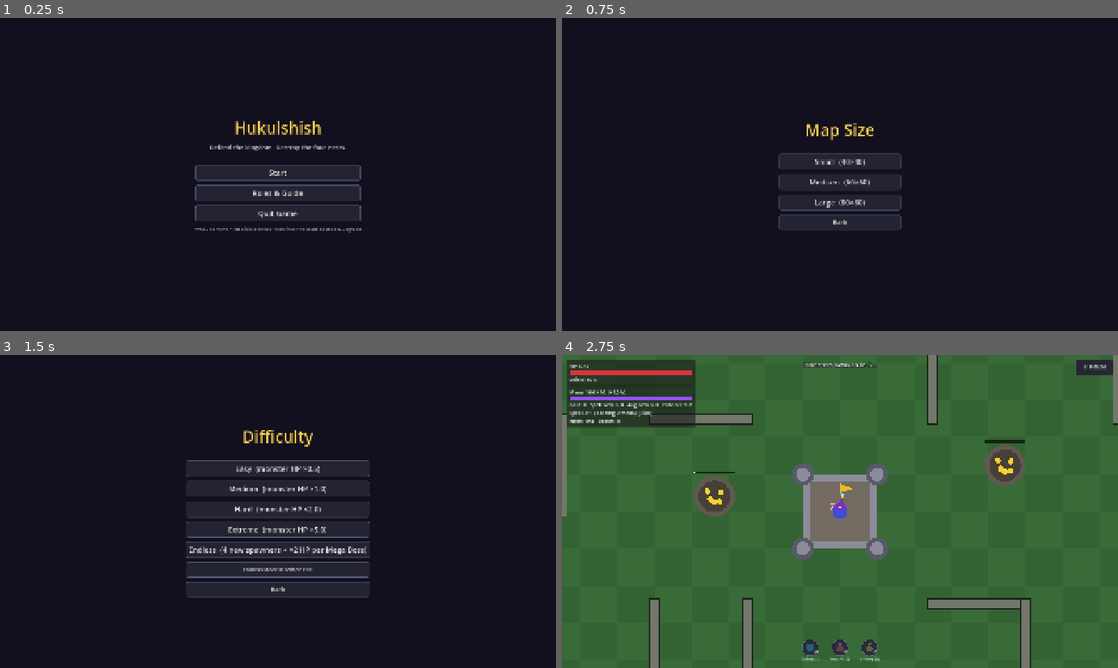
Above: before the commit, frames 1-4 (two rows, left to right).
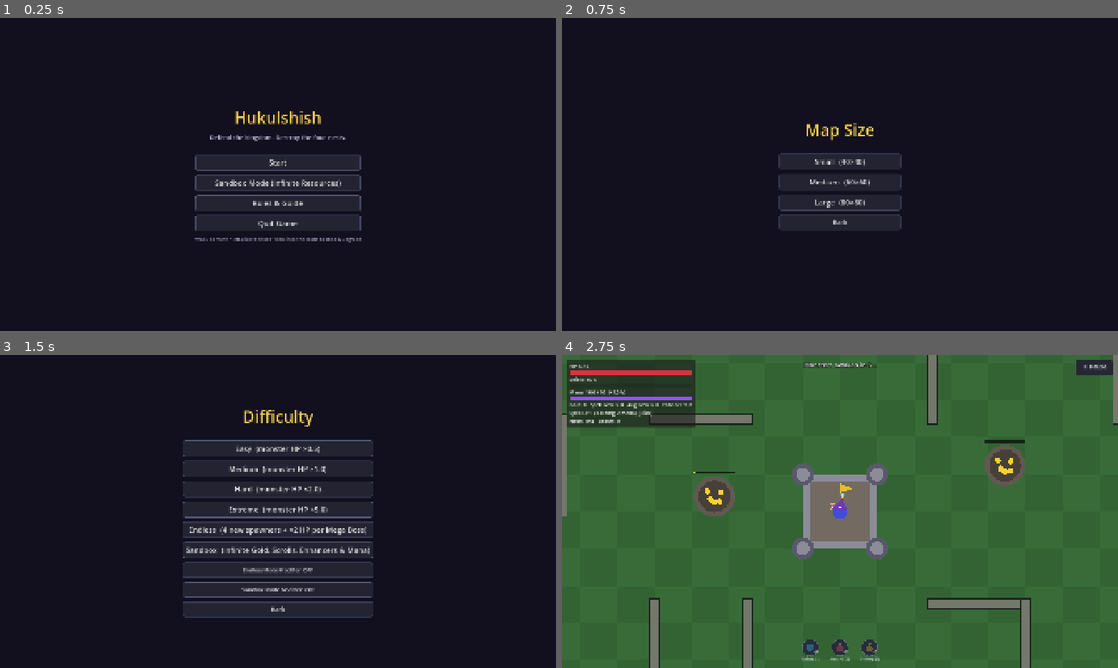
Above: after the commit, the same moments.

Repository: 09DylanXie/Hukulshish
Game: Godot game, scene res://scenes/ui/MainMenu.tscn
Two runs of this game, one before a commit and one after it. Both use one fixed random seed, a clock stepped at 60 frames per second and the inputs below.
Inputs:
- Up to frame 1 (0.25 s): no input
- Up to frame 2 (0.75 s): click "Start" at 0.5 s
- Up to frame 3 (1.5 s): click "Small (40×40)" at 1.25 s
- Up to frame 4 (2.75 s): click "Medium (monster HP ×1.0)" at 2 s

The runs differ from the first frame. In frame 1, 3.3% of the frame differs, in the area x 35-65%, y 29-72%; in frame 2, nothing differs; in frame 3, 4.6%, in the area x 32-68%, y 17-84%; in frame 4, nothing differs.

Commit message:
feat: add Sandbox Mode with infinite Gold, Scrolls, Enhancers, Mana, and hotbar consumables

Diff:
--- a/scripts/autoload/game_state.gd
+++ b/scripts/autoload/game_state.gd
@@ -15,6 +15,7 @@
 var map_size: MapSizeData
 var difficulty: DifficultyData
 var endless_mode: bool = false
+var sandbox_mode: bool = false
 var endless_wave: int = 0
 var endless_hp_mult: float = 1.0
 
@@ -113,8 +114,23 @@
 	endless_wave = 0
 	endless_hp_mult = 1.0
 	run_over = false
+	if sandbox_mode:
+		_refill_sandbox_resources()
 	changed.emit()
 	mana_changed.emit(mana, max_mana(), mana_regen())
+
+
+func _refill_sandbox_resources() -> void:
+	if not sandbox_mode:
+		return
+	gold = 999999
+	mod_parts = 9999
+	aug_scrolls = 999
+	enhancers = 999
+	mana = float(max_mana())
+	shield_items = maxi(shield_items, 99)
+	heal_potions = maxi(heal_potions, 99)
+	damage_potions = maxi(damage_potions, 99)
 
 
 func _process(delta: float) -> void:
@@ -124,7 +140,11 @@
 
 	# Mana regeneration
 	var cap: float = float(max_mana())
-	if mana < cap:
+	if sandbox_mode:
+		if mana < cap:
+			mana = cap
+			mana_changed.emit(mana, max_mana(), mana_regen())
+	elif mana < cap:
 		mana = minf(cap, mana + mana_regen() * delta)
 		mana_changed.emit(mana, max_mana(), mana_regen())
 
@@ -197,6 +217,10 @@
 
 
 func try_spend_mana(cost: float) -> bool:
+	if sandbox_mode:
+		mana = float(max_mana())
+		mana_changed.emit(mana, max_mana(), mana_regen())
+		return true
 	if mana + 1e-4 < cost:
 		return false
 	mana = maxf(0.0, mana - cost)
@@ -285,10 +309,12 @@
 	if is_spell_maxed():
 		return false
 	var cost: int = next_upgrade_cost()
-	if gold < cost:
-		return false
-	gold -= cost
+	if not sandbox_mode and gold < cost:
+		return false
+	if not sandbox_mode:
+		gold -= cost
 	spell_level += 1
+	_refill_sandbox_resources()
 	changed.emit()
 	return true
 
@@ -312,14 +338,16 @@
 	if not Config.MODS.has(id) or is_mod_maxed(id):
 		return false
 	var cost: int = next_mod_cost(id)
-	if mod_parts < cost:
+	if not sandbox_mode and mod_parts < cost:
 		return false
 	var old_max: int = max_mana()
-	mod_parts -= cost
+	if not sandbox_mode:
+		mod_parts -= cost
 	mod_levels[id] = int(mod_levels.get(id, 0)) + 1
 	if id == "mana_pool":
 		var gained: int = max_mana() - old_max
 		mana = minf(float(max_mana()), mana + float(gained))
+	_refill_sandbox_resources()
 	mana_changed.emit(mana, max_mana(), mana_regen())
 	changed.emit()
 	return true
@@ -348,10 +376,12 @@
 	if not Config.AUGMENTATIONS.has(id) or is_aug_maxed(id):
 		return false
 	var cost: int = next_aug_cost(id)
-	if aug_scrolls < cost:
-		return false
-	aug_scrolls -= cost
+	if not sandbox_mode and aug_scrolls < cost:
+		return false
+	if not sandbox_mode:
+		aug_scrolls -= cost
 	aug_levels[id] = aug_level(id) + 1
+	_refill_sandbox_resources()
 	changed.emit()
 	return true
 
@@ -401,10 +431,12 @@
 	if not Config.PERSONAL_SHOP.has(id) or is_personal_maxed(id):
 		return false
 	var cost: int = next_personal_cost(id)
-	if enhancers < cost:
-		return false
-	enhancers -= cost
+	if not sandbox_mode and enhancers < cost:
+		return false
+	if not sandbox_mode:
+		enhancers -= cost
 	personal_levels[id] = personal_level(id) + 1
+	_refill_sandbox_resources()
 	changed.emit()
 	return true
 
@@ -457,10 +489,12 @@
 	if is_max_hp_maxed():
 		return false
 	var cost: int = next_gold_max_hp_cost()
-	if gold < cost:
-		return false
-	gold -= cost
+	if not sandbox_mode and gold < cost:
+		return false
+	if not sandbox_mode:
+		gold -= cost
 	max_hp_level += 1
+	_refill_sandbox_resources()
 	changed.emit()
 	return true
 
@@ -468,7 +502,7 @@
 # --- Gold Shop purchases ---
 
 func can_buy_gold_mod_part() -> bool:
-	return mod_parts_bought_with_gold < Config.GOLD_SHOP_MOD_PART_MAX
+	return sandbox_mode or mod_parts_bought_with_gold < Config.GOLD_SHOP_MOD_PART_MAX
 
 
 func next_gold_mod_part_cost() -> int:
@@ -479,58 +513,70 @@
 	if not can_buy_gold_mod_part():
 		return false
 	var cost: int = next_gold_mod_part_cost()
-	if gold < cost:
-		return false
-	gold -= cost
+	if not sandbox_mode and gold < cost:
+		return false
+	if not sandbox_mode:
+		gold -= cost
 	mod_parts_bought_with_gold += 1
 	mod_parts += 1
+	_refill_sandbox_resources()
 	changed.emit()
 	return true
 
 
 func try_buy_shield_item() -> bool:
-	if gold < Config.GOLD_SHOP_SHIELD_COST:
-		return false
-	gold -= Config.GOLD_SHOP_SHIELD_COST
+	if not sandbox_mode and gold < Config.GOLD_SHOP_SHIELD_COST:
+		return false
+	if not sandbox_mode:
+		gold -= Config.GOLD_SHOP_SHIELD_COST
 	shield_items += 1
+	_refill_sandbox_resources()
 	changed.emit()
 	return true
 
 
 func try_buy_heal_potion() -> bool:
-	if gold < Config.GOLD_SHOP_POTION_COST:
-		return false
-	gold -= Config.GOLD_SHOP_POTION_COST
+	if not sandbox_mode and gold < Config.GOLD_SHOP_POTION_COST:
+		return false
+	if not sandbox_mode:
+		gold -= Config.GOLD_SHOP_POTION_COST
 	heal_potions += 1
+	_refill_sandbox_resources()
 	changed.emit()
 	return true
 
 
 func try_buy_damage_potion() -> bool:
-	if gold < Config.GOLD_SHOP_POTION_COST:
-		return false
-	gold -= Config.GOLD_SHOP_POTION_COST
+	if not sandbox_mode and gold < Config.GOLD_SHOP_POTION_COST:
+		return false
+	if not sandbox_mode:
+		gold -= Config.GOLD_SHOP_POTION_COST
 	damage_potions += 1
+	_refill_sandbox_resources()
 	changed.emit()
 	return true
 
 
 func try_buy_magnet() -> bool:
-	if magnet_unlocked or gold < Config.GOLD_SHOP_MAGNET_COST:
-		return false
-	gold -= Config.GOLD_SHOP_MAGNET_COST
+	if magnet_unlocked or (not sandbox_mode and gold < Config.GOLD_SHOP_MAGNET_COST):
+		return false
+	if not sandbox_mode:
+		gold -= Config.GOLD_SHOP_MAGNET_COST
 	magnet_unlocked = true
+	_refill_sandbox_resources()
 	changed.emit()
 	return true
 
 
 func try_buy_auto_collector() -> bool:
-	if auto_collector_unlocked or gold < Config.GOLD_SHOP_AUTO_COLLECTOR_COST:
-		return false
-	gold -= Config.GOLD_SHOP_AUTO_COLLECTOR_COST
+	if auto_collector_unlocked or (not sandbox_mode and gold < Config.GOLD_SHOP_AUTO_COLLECTOR_COST):
+		return false
+	if not sandbox_mode:
+		gold -= Config.GOLD_SHOP_AUTO_COLLECTOR_COST
 	auto_collector_unlocked = true
 	auto_collector_timer = Config.AUTO_COLLECTOR_INTERVAL_SEC
 	collect_all_gold_mines()
+	_refill_sandbox_resources()
 	changed.emit()
 	return true
 
@@ -542,29 +588,34 @@
 
 
 func try_buy_auto_shoot() -> bool:
-	if auto_shoot_unlocked or gold < Config.GOLD_SHOP_AUTO_SHOOT_COST:
-		return false
-	gold -= Config.GOLD_SHOP_AUTO_SHOOT_COST
+	if auto_shoot_unlocked or (not sandbox_mode and gold < Config.GOLD_SHOP_AUTO_SHOOT_COST):
+		return false
+	if not sandbox_mode:
+		gold -= Config.GOLD_SHOP_AUTO_SHOOT_COST
 	auto_shoot_unlocked = true
 	auto_shoot_enabled = true
+	_refill_sandbox_resources()
 	changed.emit()
 	return true
 
 
 func try_buy_homing() -> bool:
-	if homing_unlocked or gold < Config.GOLD_SHOP_HOMING_COST:
-		return false
-	gold -= Config.GOLD_SHOP_HOMING_COST
+	if homing_unlocked or (not sandbox_mode and gold < Config.GOLD_SHOP_HOMING_COST):
+		return false
+	if not sandbox_mode:
+		gold -= Config.GOLD_SHOP_HOMING_COST
 	homing_unlocked = true
 	homing_enabled = true
+	_refill_sandbox_resources()
 	changed.emit()
 	return true
 
 
 func try_buy_doppelganger() -> bool:
-	if doppelganger_alive or gold < Config.GOLD_SHOP_DOPPELGANGER_COST:
-		return false
-	gold -= Config.GOLD_SHOP_DOPPELGANGER_COST
+	if doppelganger_alive or (not sandbox_mode and gold < Config.GOLD_SHOP_DOPPELGANGER_COST):
+		return false
+	if not sandbox_mode:
+		gold -= Config.GOLD_SHOP_DOPPELGANGER_COST
 	doppelganger_alive = true
 	var snapshot: Dictionary = {
 		"spells": all_spells().duplicate(true),
@@ -574,6 +625,7 @@
 		"health_regen": health_regen_per_10s(),
 	}
 	doppelganger_spawn_requested.emit(snapshot)
+	_refill_sandbox_resources()
 	changed.emit()
 	return true
 
@@ -610,31 +662,37 @@
 # --- Using hotbar items ---
 
 func try_use_shield_item(player: Node) -> bool:
-	if shield_items <= 0 or player == null or not player.has_method("add_shield"):
+	if (not sandbox_mode and shield_items <= 0) or player == null or not player.has_method("add_shield"):
 		return false
 	if not player.add_shield(Config.SHIELD_ITEM_AMOUNT):
 		return false
-	shield_items -= 1
+	if not sandbox_mode:
+		shield_items -= 1
+	_refill_sandbox_resources()
 	changed.emit()
 	return true
 
 
 func try_use_heal_potion(player: Node) -> bool:
-	if heal_potions <= 0 or player == null or not player.has_method("heal_amount"):
+	if (not sandbox_mode and heal_potions <= 0) or player == null or not player.has_method("heal_amount"):
 		return false
 	if not player.heal_amount(Config.HEAL_POTION_AMOUNT):
 		return false
-	heal_potions -= 1
+	if not sandbox_mode:
+		heal_potions -= 1
 	heal_potion_timer = Config.POTION_DURATION_SEC
+	_refill_sandbox_resources()
 	changed.emit()
 	return true
 
 
 func try_use_damage_potion() -> bool:
-	if damage_potions <= 0:
-		return false
-	damage_potions -= 1
+	if not sandbox_mode and damage_potions <= 0:
+		return false
+	if not sandbox_mode:
+		damage_potions -= 1
 	damage_boost_timer = Config.POTION_DURATION_SEC
+	_refill_sandbox_resources()
 	changed.emit()
 	return true
 
--- a/scripts/ui/castle_menu.gd
+++ b/scripts/ui/castle_menu.gd
@@ -129,8 +129,11 @@
 func _refresh() -> void:
 	if _root == null:
 		return
-	_resources_label.text = "Gold: %d      Spell Scrolls: %d      Augmentation Scrolls: %d      Enhancers: %d" % [
-		GameState.gold, GameState.mod_parts, GameState.aug_scrolls, GameState.enhancers]
+	if GameState.sandbox_mode:
+		_resources_label.text = "SANDBOX MODE — Gold: ∞      Spell Scrolls: ∞      Augmentation Scrolls: ∞      Enhancers: ∞"
+	else:
+		_resources_label.text = "Gold: %d      Spell Scrolls: %d      Augmentation Scrolls: %d      Enhancers: %d" % [
+			GameState.gold, GameState.mod_parts, GameState.aug_scrolls, GameState.enhancers]
 
 	var lvl: int = GameState.spell_level
 	if GameState.is_spell_maxed():
--- a/scripts/ui/difficulty_select.gd
+++ b/scripts/ui/difficulty_select.gd
@@ -1,8 +1,10 @@
 extends Control
-## Difficulty Select: Easy, Medium, Hard, Extreme, plus Endless Mode (§3).
+## Difficulty Select: Easy, Medium, Hard, Extreme, plus Endless Mode & Sandbox Mode (§3).
 ## In Endless Mode, defeating the Mega Boss spawns 4 new spawners and multiplies everything's HP by 2×.
+## In Sandbox Mode, all resources (Gold, Spell Scrolls, Augmentation Scrolls, Enhancers, Mana, and Potions) are infinite.
 
 var _endless_toggle: Button
+var _sandbox_toggle: Button
 
 
 func _ready() -> void:
@@ -10,18 +12,27 @@
 	var box: VBoxContainer = UIKit.make_centered_menu(self, "Difficulty")
 	for d in Config.DIFFICULTIES:
 		var data: DifficultyData = d
-		var b: Button = UIKit.make_button("%s  (monster HP ×%s)" % [data.name, str(data.hp_mult)], _choose.bind(data, false))
+		var b: Button = UIKit.make_button("%s  (monster HP ×%s)" % [data.name, str(data.hp_mult)], _choose.bind(data, false, false))
 		box.add_child(b)
 
 	var endless_btn: Button = UIKit.make_button(
 		"Endless  (4 new spawners + ×2 HP per Mega Boss)",
-		_choose.bind(Config.DIFFICULTIES[1], true)
+		_choose.bind(Config.DIFFICULTIES[1], true, false)
 	)
 	box.add_child(endless_btn)
 
+	var sandbox_btn: Button = UIKit.make_button(
+		"Sandbox  (infinite Gold, Scrolls, Enhancers & Mana)",
+		_choose.bind(Config.DIFFICULTIES[1], false, true)
+	)
+	box.add_child(sandbox_btn)
+
 	_endless_toggle = UIKit.make_button("", _toggle_endless, 18)
+	box.add_child(_endless_toggle)
+
+	_sandbox_toggle = UIKit.make_button("", _toggle_sandbox, 18)
+	box.add_child(_sandbox_toggle)
 	_refresh_toggle_text()
-	box.add_child(_endless_toggle)
 
 	box.add_child(UIKit.make_button("Back", func() -> void: SceneRouter.goto(SceneRouter.MAP_SIZE_SELECT), 20))
 
@@ -31,15 +42,24 @@
 	_refresh_toggle_text()
 
 
-func _refresh_toggle_text() -> void:
-	if _endless_toggle == null:
-		return
-	var state_str: String = "ON (4 new spawners + ×2 HP after Mega Boss)" if GameState.endless_mode else "OFF"
-	_endless_toggle.text = "Endless Mode Modifier: %s" % state_str
+func _toggle_sandbox() -> void:
+	GameState.sandbox_mode = not GameState.sandbox_mode
+	_refresh_toggle_text()
 
 
-func _choose(data: DifficultyData, force_endless: bool) -> void:
+func _refresh_toggle_text() -> void:
+	if _endless_toggle != null:
+		var state_str: String = "ON (4 new spawners + ×2 HP after Mega Boss)" if GameState.endless_mode else "OFF"
+		_endless_toggle.text = "Endless Mode Modifier: %s" % state_str
+	if _sandbox_toggle != null:
+		var sb_str: String = "ON (All Resources Infinite)" if GameState.sandbox_mode else "OFF"
+		_sandbox_toggle.text = "Sandbox Mode Modifier: %s" % sb_str
+
+
+func _choose(data: DifficultyData, force_endless: bool, force_sandbox: bool) -> void:
 	GameState.difficulty = data
 	if force_endless:
 		GameState.endless_mode = true
+	if force_sandbox:
+		GameState.sandbox_mode = true
 	SceneRouter.goto(SceneRouter.GAME)
--- a/scripts/ui/hud.gd
+++ b/scripts/ui/hud.gd
@@ -323,7 +323,8 @@
 		slot.draw_rect(Rect2(center + Vector2(-6, -15), Vector2(12, 3)), Color(0.85, 0.75, 0.55, icon_alpha))
 
 	var font: Font = ThemeDB.fallback_font
-	slot.draw_string(font, center + Vector2(10, 18), "×%d" % count, HORIZONTAL_ALIGNMENT_LEFT, -1, 14, Color.WHITE)
+	var badge_str: String = "∞" if GameState.sandbox_mode else ("×%d" % count)
+	slot.draw_string(font, center + Vector2(10, 18), badge_str, HORIZONTAL_ALIGNMENT_LEFT, -1, 14, Color.WHITE)
 	if active_timer > 0.0:
 		slot.draw_string(font, center + Vector2(-14, 5), "%ds" % ceili(active_timer), HORIZONTAL_ALIGNMENT_CENTER, 28, 13, Color(1, 1, 0.4))
 	slot.draw_string(font, Vector2(0, 78), title, HORIZONTAL_ALIGNMENT_CENTER, slot.size.x, 13, Color(0.88, 0.9, 0.95))
@@ -357,12 +358,18 @@
 func _on_mana_changed(mana: float, max_mana: int, regen: float) -> void:
 	_mana_bar.max_value = max_mana
 	_mana_bar.value = mana
-	_mana_label.text = "Mana  %.1f / %d  (+%.1f/s)" % [mana, max_mana, regen]
+	if GameState.sandbox_mode:
+		_mana_label.text = "Mana  ∞  (SANDBOX)"
+	else:
+		_mana_label.text = "Mana  %.1f / %d  (+%.1f/s)" % [mana, max_mana, regen]
 
 
 func _refresh() -> void:
-	_gold_label.text = "Gold  %d   Spell Scrolls  %d   Aug Scrolls  %d   Enhancers  %d" % [
-		GameState.gold, GameState.mod_parts, GameState.aug_scrolls, GameState.enhancers]
+	if GameState.sandbox_mode:
+		_gold_label.text = "Gold  ∞   Spell Scrolls  ∞   Aug Scrolls  ∞   Enhancers  ∞"
+	else:
+		_gold_label.text = "Gold  %d   Spell Scrolls  %d   Aug Scrolls  %d   Enhancers  %d" % [
+			GameState.gold, GameState.mod_parts, GameState.aug_scrolls, GameState.enhancers]
 	var base: Dictionary = GameState.base_spell_stats()
 	var dmg: float = float(base["damage"]) * GameState.damage_boost_multiplier()
 	var extra: String = ""
@@ -379,6 +386,8 @@
 		mode_tag += " [Auto-Mine]"
 	if GameState.doppelganger_alive:
 		mode_tag += " [Twin]"
+	if GameState.sandbox_mode:
+		mode_tag += " [SANDBOX]"
 	_spell_label.text = "Spell Lv %d  (%.1f dmg, %d mana)%s%s" % [
 		GameState.spell_level, dmg, int(Config.BASE_SPELL_MANA_COST), extra, mode_tag]
 	var wave_tag: String = ""
--- a/scripts/ui/main_menu.gd
+++ b/scripts/ui/main_menu.gd
@@ -9,8 +9,17 @@
 
 func _ready() -> void:
 	var box: VBoxContainer = UIKit.make_centered_menu(self, "Hukulshish", "Defend the kingdom. Destroy the four nests.")
-	var start: Button = UIKit.make_button("Start", func() -> void: SceneRouter.goto(SceneRouter.MAP_SIZE_SELECT))
+	var start: Button = UIKit.make_button("Start", func() -> void:
+		GameState.sandbox_mode = false
+		SceneRouter.goto(SceneRouter.MAP_SIZE_SELECT)
+	)
 	box.add_child(start)
+
+	var sandbox_btn: Button = UIKit.make_button("Sandbox Mode (Infinite Resources)", func() -> void:
+		GameState.sandbox_mode = true
+		SceneRouter.goto(SceneRouter.MAP_SIZE_SELECT)
+	)
+	box.add_child(sandbox_btn)
 
 	var rules_btn: Button = UIKit.make_button("Rules & Guide", _open_rules)
 	box.add_child(rules_btn)
